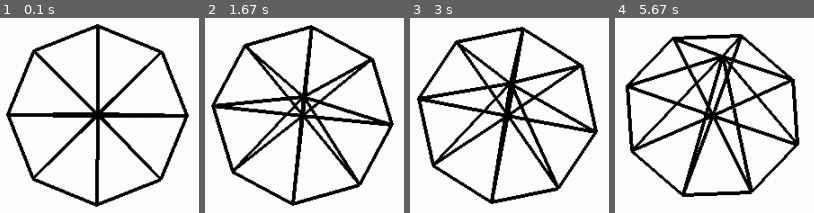
Above: before the commit, frames 1-4 (left to right).
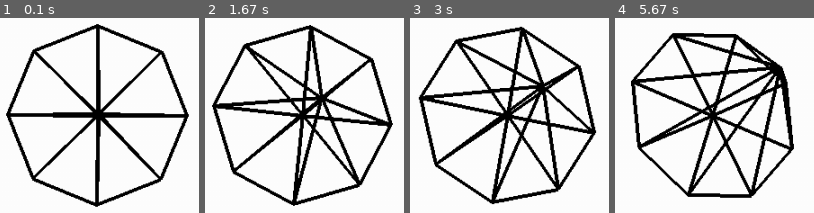
Above: after the commit, the same moments.

Repository: Mikluki/Geometric-modelling-hw
Game: pygame game, started from Lab 3/pygame_lab3.py
Same seed, same stepped clock (60 frames per second), same inputs: the game is played once before the commit and once after it.
Inputs:
- Up to frame 1 (0.1 s): no input
- Up to frame 2 (1.67 s): no input
- Up to frame 3 (3 s): no input
- Up to frame 4 (5.67 s): no input

The runs differ from the first frame. In frame 1, 1.1% of the frame differs, in the area x 24-78%, y 24-85%; in frame 2, 12%; in frame 3, 18%; in frame 4, 25%, in the area x 5-93%, y 7-93%.

Commit message:
3d fixed

Diff:
--- a/Lab 3/pygame_lab3.py
+++ b/Lab 3/pygame_lab3.py
@@ -258,7 +258,7 @@
         # print('transform1\n', w.center.vec == w.top.vec)
         # w.translate(5, 5, 0)
         w.rotate_x(0.001)
-        # w.rotate_y(0.001)
+        w.rotate_y(0.001)
         w.rotate_z(0.001)
 
         # print('transform2\n', w.center.vec == w.top.vec)
Not shown, changed: .gitignore
Not shown, added: Lab 3/test.ipynb
